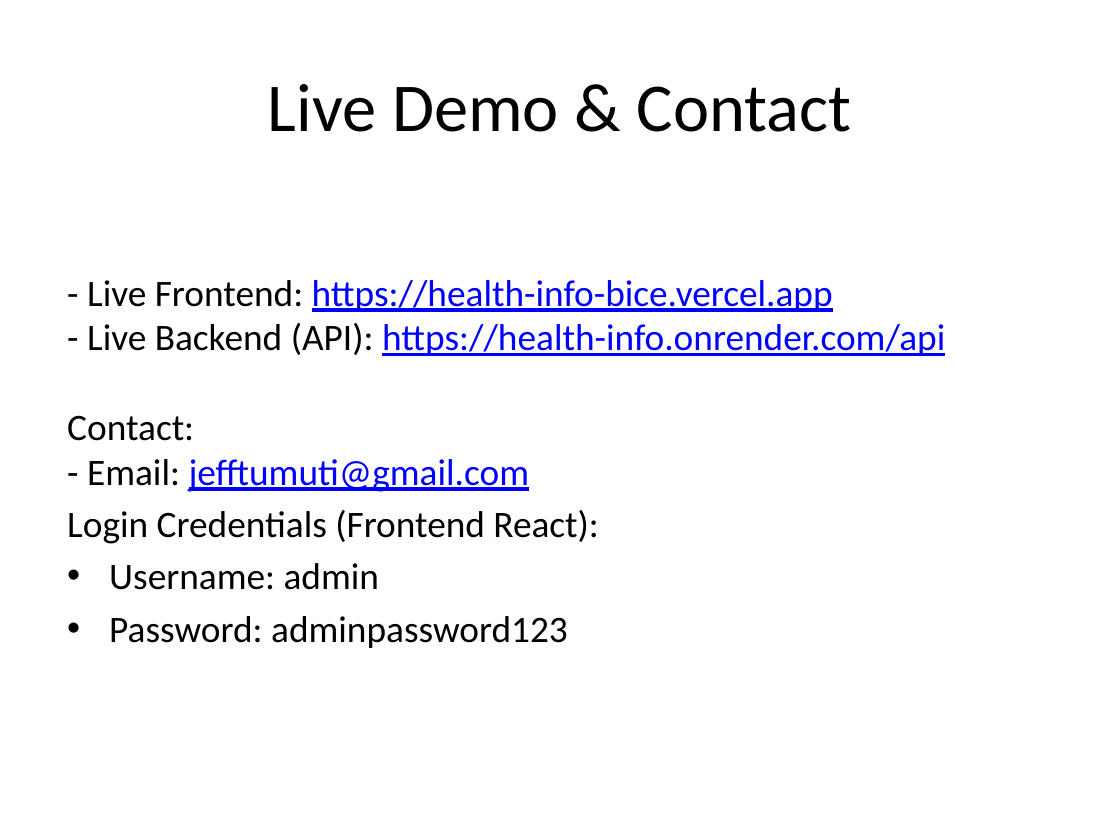
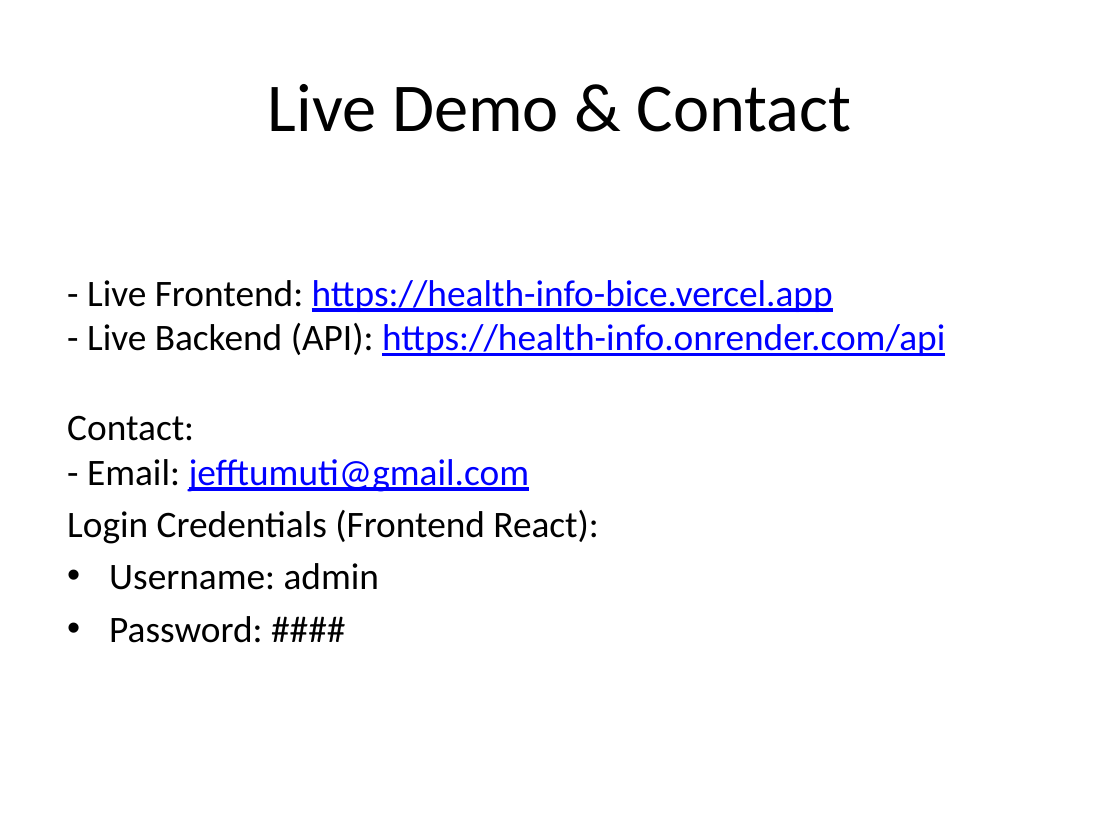
Before and after one commit to jeff-wamugi/Health_Info, a slide deck: slide 7 of Health_Info_Presentation.pptx. Drawn at 1120x840 pixels with LibreOffice and Linux fonts; fonts in the diff are those of the drawing. Boxes give left, top, right and bottom in pixels: in the first picture for what was removed or moved away, otherwise in the second. Text is boxed around its words. In the diff, an @@ line names an element or a change of style, - is before the commit and + after.

```diff
--- a/Health_Info_Presentation.pptx
+++ b/Health_Info_Presentation.pptx
@@ text at (109, 616, 262, 643): text changed @@
-• Password: adminpassword123
+• Password: ####
```
